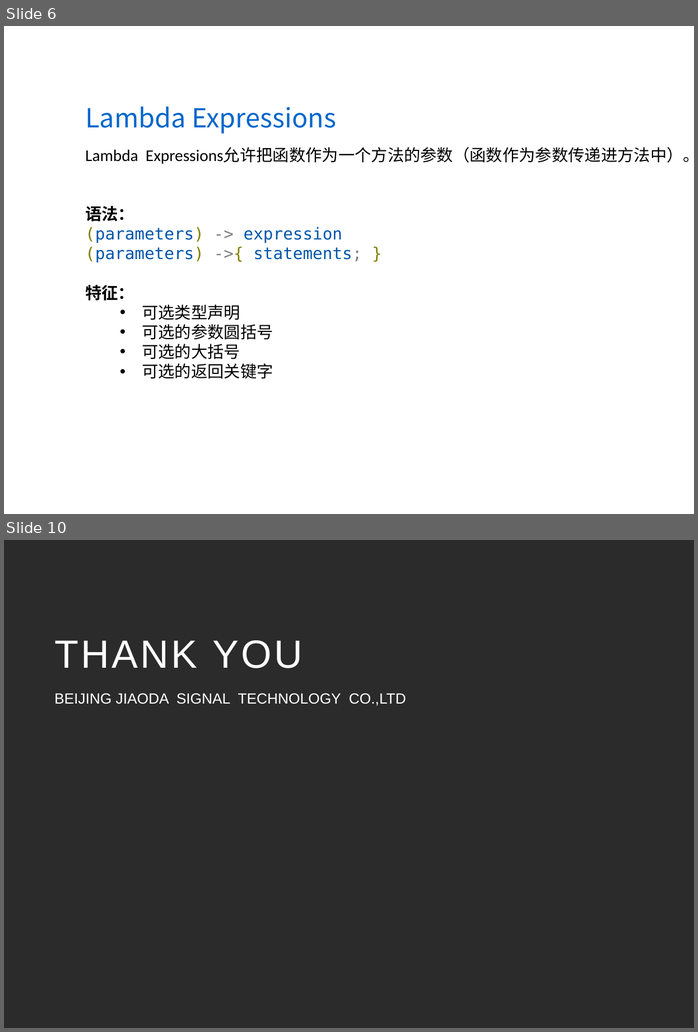
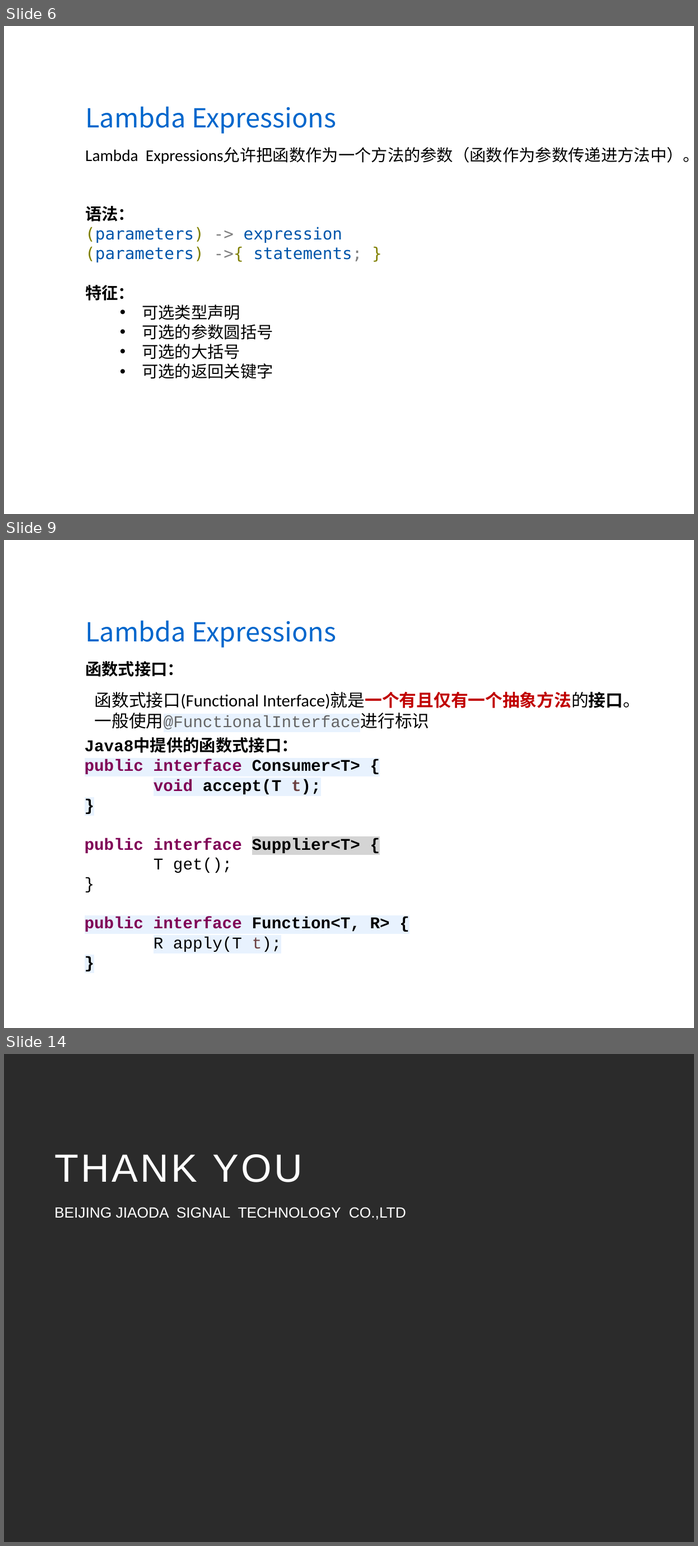
Before and after one commit to wanglei949758173/study, a slide deck: share/Java8(LambdaExpressions&StreamAPI).pptx. Shown one above the other, each under a label of ours: slides 6 and 10 before the commit, slides 6, 9 and 14 after it; the slides between them are not shown. The pictures are 698x1032 and 698x1546 pixels, drawn with LibreOffice and Linux fonts; fonts in the diff are those of the drawing; background and template pictures are left out; a plain dark background stands for a picture behind light text. Boxes give left, top, right and bottom in pixels: in the first picture for what was removed or moved away, otherwise in the second. Text is boxed around its words. In the diff, an @@ line names an element or a change of style, - is before the commit and + after.

```diff
--- a/share/Java8(LambdaExpressions&StreamAPI).pptx
+++ b/share/Java8(LambdaExpressions&StreamAPI).pptx
@@ slide 9 added at [4,540,694,1028], background picture (left out) @@
@@ text added at [85,620,336,648], 32 pt, text #0066CC @@
+Lambda Expressions
@@ text added at [85,661,184,677], 20 pt, text #000000, bold @@
+函数式接口：
@@ text added at [95,692,640,729], 21 pt, text #000000 @@
+函数式接口(Functional Interface)就是一个有且仅有一个抽象方法的接口。一般使用@FunctionalInterface进行标识
@@ text added at [85,740,390,952], 20 pt, text #000000, bold @@
+Java8中提供的函数式接口：
+public interface Consumer<T> {
+void accept(T t);
+}
+public interface Supplier<T> {
+T get();
+}
+public interface Function<T, R> {
+R apply(T t);
+}
@@ what was slide 10 is now slide 14 @@
```
Also in this commit, not shown: 3 slides changed, 4 other slides added, 1 slide removed, 2 other files.
